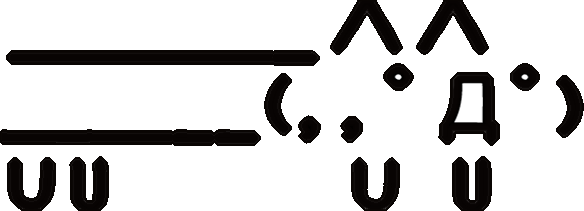
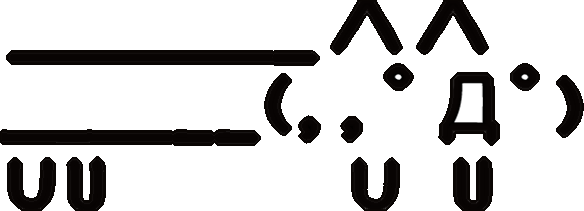
Layers edited between the first and the second 584x211 image:
added layer "Hind_Feet2" above "Hind_Feet1" over bbox(66, 156, 106, 211)
renamed "Hind_Feet" to "Hind_Feet1", painted on it over bbox(66, 156, 109, 211)
added layer "Fore_Feet2" above "Fore_Foot1" over bbox(453, 156, 493, 211)
renamed "Fore_Foot" to "Fore_Foot1", painted on it over bbox(452, 156, 492, 211)
